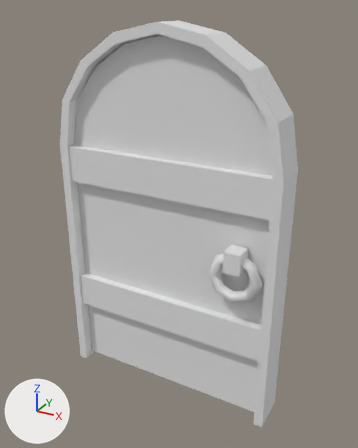
The FBX model Assets/Dungeon/StylizedHandPaintedDungeon(Free)/Originals/Door.fbx: old version first, new version second.
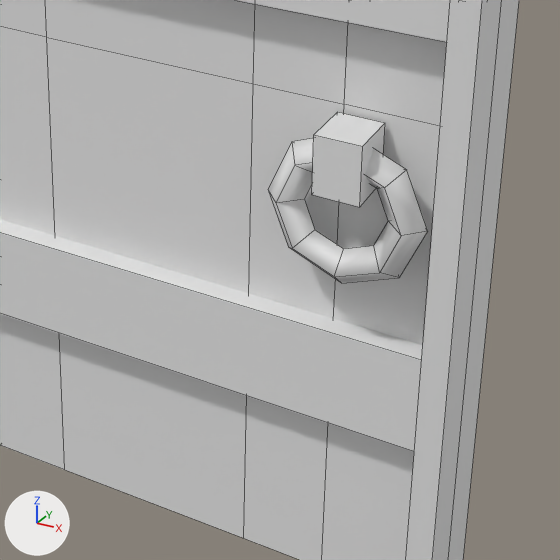
Each version is shown whole from a 50 mm camera at (1.363, -2.372, 2.366) aimed at (0.052, 0.013, 1.173), then close up on the part from 32% to 86% of the width and 46% to 89% of the height. Lighting does not change. The marker at lower left points along +X, +Y and +Z. The close-ups show mesh edges as thin lines. Where no turn or scale is listed for an object, it has been applied to the vertices. Vertices at the same position are counted once.

Script lines for the objects in view, before the commit:
```python
me_cube_012 = bpy.data.meshes.new('Cube.012')
me_cube_012.from_pydata(...)  # 222 vertices, 206 faces; spans x -0.7..0.7, y -0.18..0.12, z 0.0..2.3
me_cube_012.materials.append(mat_dungeon_02_mat)  # its picture is missing
ob_door = bpy.data.objects.new('Door', me_cube_012)
ob_door.location = (0.0, 0.0, 0.0)
```
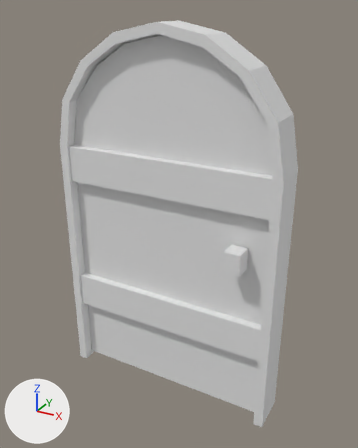
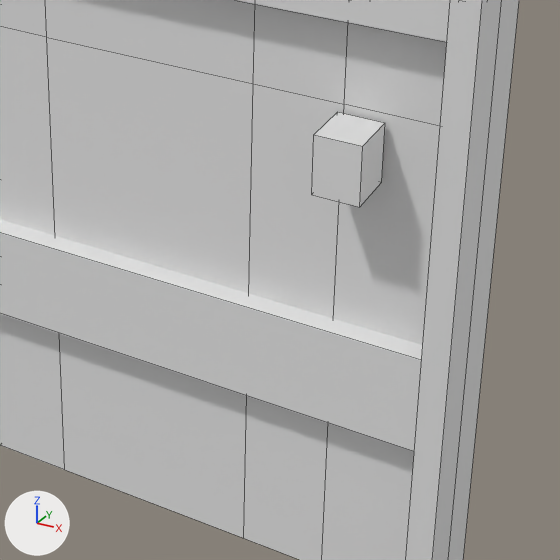
Location of each change, (x1, y1, x2, y2) in pixels of the close-ups (560 x 560 px):
```json
{"part": 1, "of": "me_cube_012", "change": "deleted", "before": [268, 138, 427, 283]}
```

The change, as JSON lines over the scene's bpy script:
```json
{"block": "me_cube_012", "where": "me_cube_012.from_pydata(...)  # 222 vertices, 206 faces; spans x -0.7..0.7, y -0.18..0.12, z 0.0..2.3"}
{"block": "me_cube_012", "where": "# used by ob_door; location = (0.0, 0.0, 0.0)"}
{"block": "me_cube_012", "change": "me_cube_012 part 1: the loose piece of 32 vertices spanning x 0.31..0.64, y -0.16..-0.08, z 0.82..1.15 is deleted"}
```
